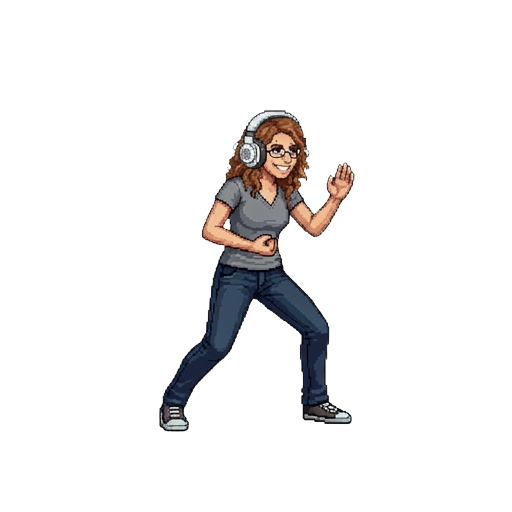
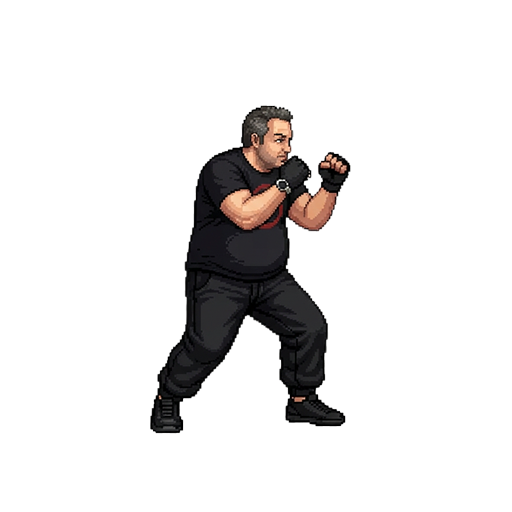
Layer changes from the first 512×512 image to the second:
added group "JERRY" with 2 layers above "Antonino" over [150, 105, 355, 434]
added layer "Firefly (24)" in group "JERRY" over [150, 105, 351, 434]
hid group "Chiara Molina" (1 layers) over [158, 109, 355, 433]
